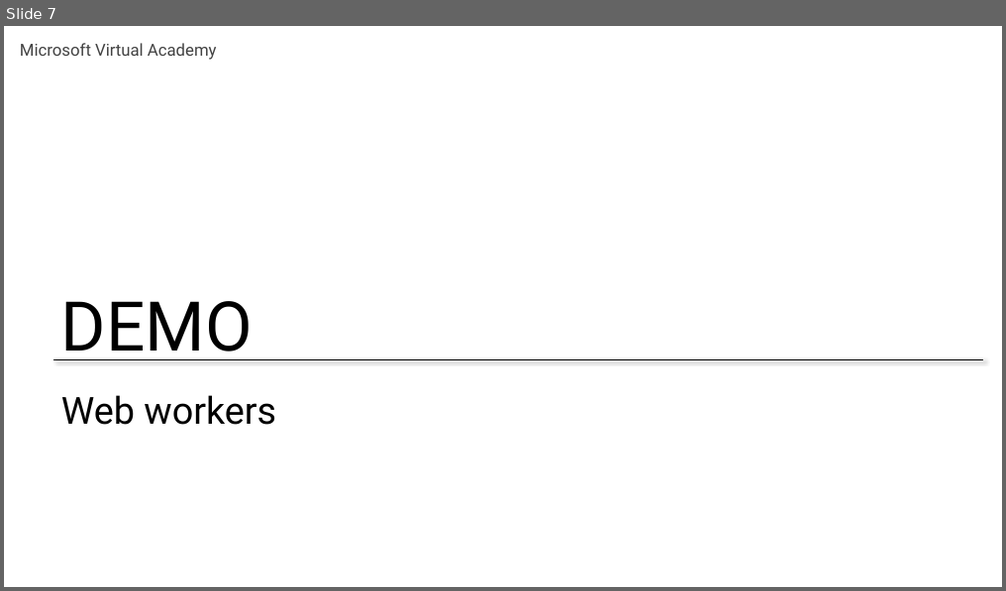
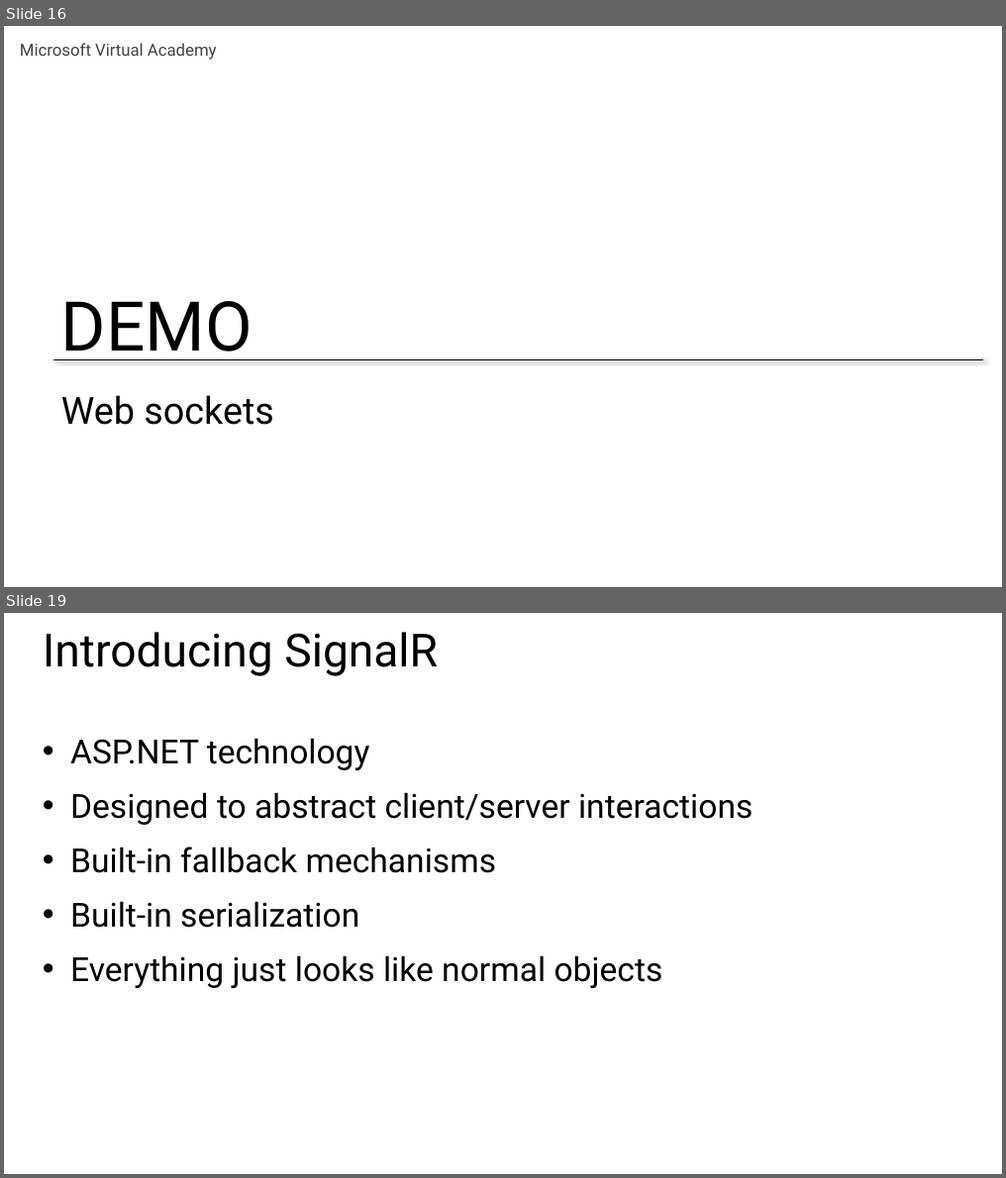
Before and after one commit to Amart85/JavaScript-Experienced-Developers, a slide deck: Slides/Module 4 - Server communication.pptx. Shown one above the other, each under a label of ours: slide 7 before the commit, slides 16 and 19 after it; the slides between them are not shown. The pictures are 1006x591 and 1006x1178 pixels, drawn with LibreOffice and Linux fonts; fonts in the diff are those of the drawing. Boxes give left, top, right and bottom in pixels: in the first picture for what was removed or moved away, otherwise in the second. Text is boxed around its words. In the diff, an @@ line names an element or a change of style, - is before the commit and + after.

```diff
--- a/Slides/Module 4 - Server communication.pptx
+++ b/Slides/Module 4 - Server communication.pptx
@@ slide 19 added at (x1=4, y1=613, x2=1002, y2=1174), background #FFFFFF @@
@@ title added at (x1=43, y1=632, x2=438, y2=676), 44 pt, text #000000 @@
+Introducing SignalR
@@ text added at (x1=70, y1=738, x2=752, y2=988), 32 pt, text #000000 @@
+• ASP.NET technology
+• Designed to abstract client/server interactions
+• Built-in fallback mechanisms
+• Built-in serialization
+• Everything just looks like normal objects
@@ what was slide 7 is now slide 16 @@
@@ slide 16 changed as well @@
@@ title at (x1=61, y1=395, x2=274, y2=425): text changed @@
-Web workers
+Web sockets
```
Also in this commit, not shown: 2 other slides changed, 10 other slides added, 9 slides removed, 1 other file.
